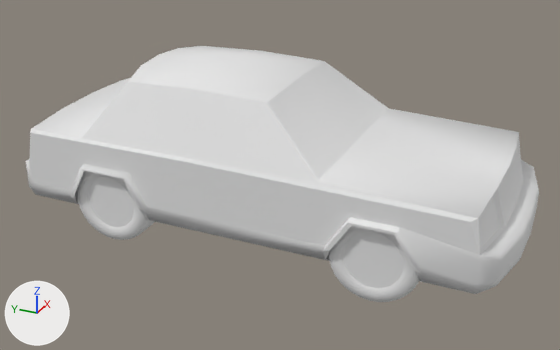
The OBJ model models/car.obj as it was, and as the next commit left it.
The view is the same before and after, from a 50 mm lens placed at (-6.26, -2.84, 3.65), pointed at (-0.1, -0.07, 0.57). Every picture has the same lights, and +X, +Y and +Z are marked at lower left. Where no turn or scale is listed for an object, it has been applied to the vertices.

Names of what the first picture shows: 'Car_Cube'.
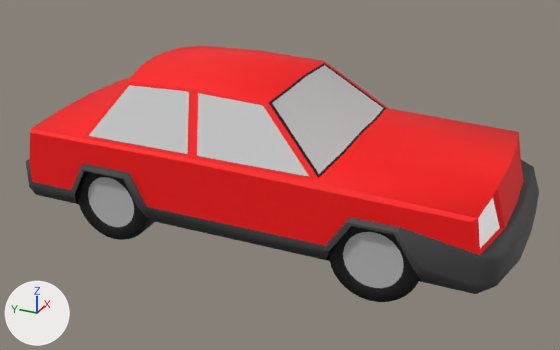
What differs and where, as boxes (x1, y1, x2, y2) in the pictures (560 x 350 px):
'Car_Cube', recoloured, surface changed: (26, 46, 539, 302) in both

The change, as a diff of the scene's bpy script:
```diff
--- a/models/car.obj.py
+++ b/models/car.obj.py
@@ mat_body @@
 mat_body = principled_material('Body')
-mat_body.base_color = (0.8, 0.8, 0.8)  # white #e7e7e7
+mat_body.base_color = (1.0, 0.0, 0.0)  # red #ff0000
 mat_body.roughness = 1.0
@@ mat_black @@
 mat_black = principled_material('Black')
-mat_black.base_color = (0.8, 0.8, 0.8)  # white #e7e7e7
+mat_black.base_color = (0.0, 0.0, 0.0)  # black #000000
 mat_black.roughness = 1.0
@@ mat_window @@
 mat_window = principled_material('Window')
-mat_window.base_color = (0.8, 0.8, 0.8)  # white #e7e7e7
+mat_window.base_color = (0.6, 0.6, 0.6)  # light grey #cbcbcb
 mat_window.roughness = 1.0
@@ mat_bumpers @@
 mat_bumpers = principled_material('Bumpers')
-mat_bumpers.base_color = (0.8, 0.8, 0.8)  # white #e7e7e7
+mat_bumpers.base_color = (0.0586, 0.0586, 0.0586)  # black #444444
 mat_bumpers.roughness = 1.0
@@ mat_lights @@
 mat_lights = principled_material('Lights')
-mat_lights.base_color = (0.8, 0.8, 0.8)  # white #e7e7e7
+mat_lights.base_color = (1.4, 1.4, 1.4)  # white #ffffff
 mat_lights.roughness = 1.0
@@ mat_tires @@
 mat_tires = principled_material('Tires')
-mat_tires.base_color = (0.8, 0.8, 0.8)  # white #e7e7e7
+mat_tires.base_color = (0.0, 0.0, 0.0)  # black #000000
 mat_tires.roughness = 1.0
@@ mat_wheels @@
 mat_wheels = principled_material('Wheels')
-mat_wheels.base_color = (0.8, 0.8, 0.8)  # white #e7e7e7
-mat_wheels.roughness = 1.0
+mat_wheels.base_color = (0.492, 0.492, 0.492)  # grey #bababa
+mat_wheels.roughness = 0.69
```
